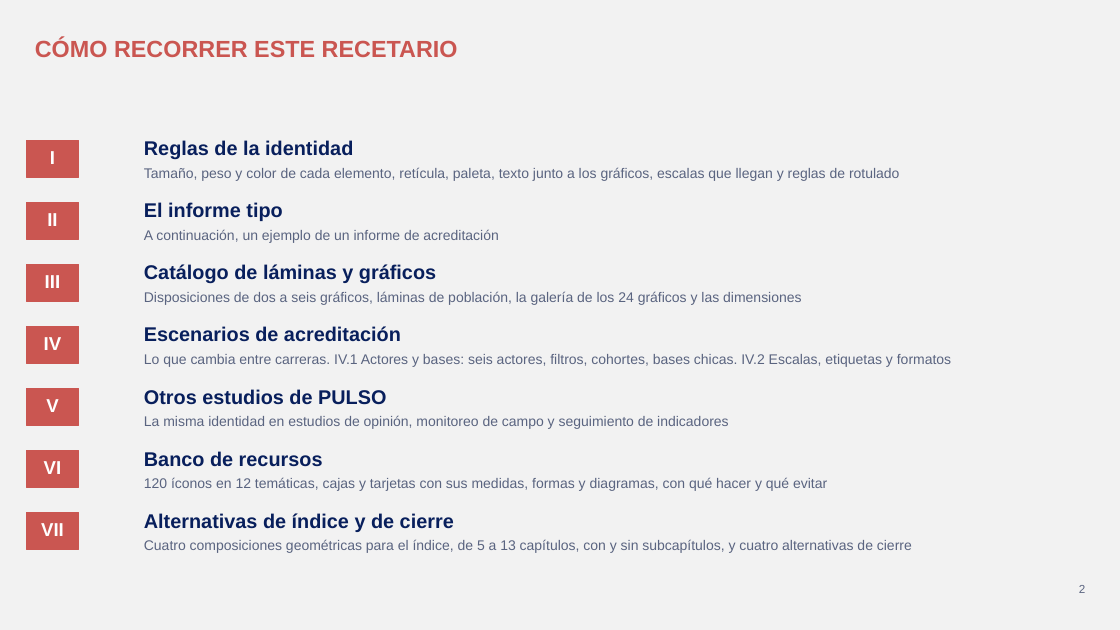
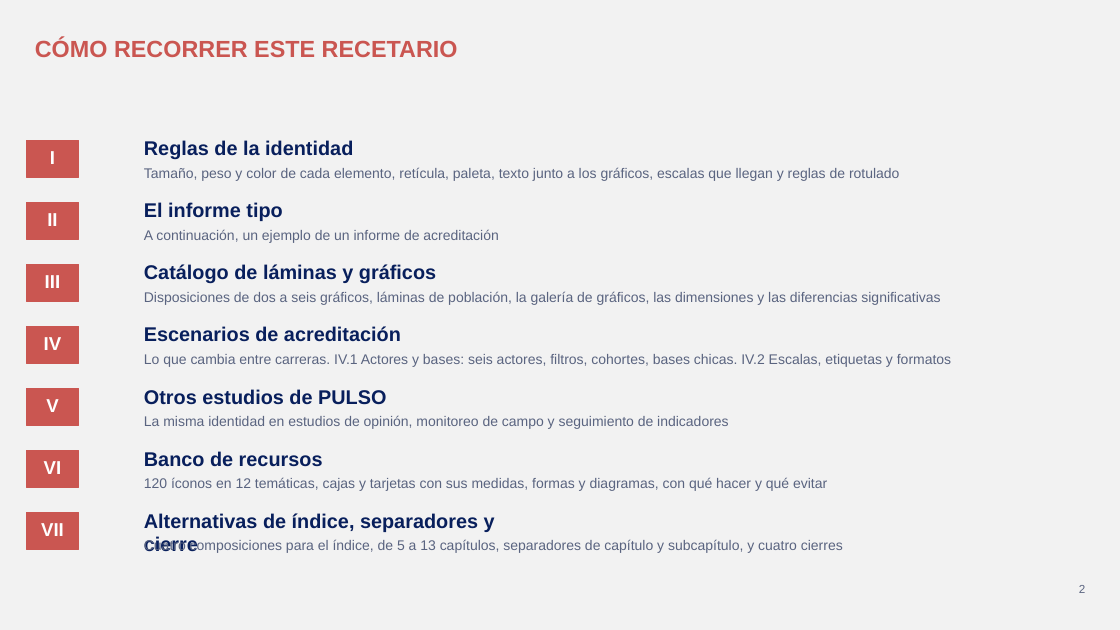
Before and after one commit to GonzaloAlmendariz/prosecnur-app, a slide deck: slide 2 of docs/qa/motor-ppt-2026-10-06/4-recetario/recetario-fiel.pptx. Drawn at 1120x630 pixels with LibreOffice and Linux fonts; fonts in the diff are those of the drawing; background and template pictures are left out. Boxes give left, top, right and bottom in pixels: in the first picture for what was removed or moved away, otherwise in the second. Text is boxed around its words. In the diff, an @@ line names an element or a change of style, - is before the commit and + after.

```diff
--- a/docs/qa/motor-ppt-2026-10-06/4-recetario/recetario-fiel.pptx
+++ b/docs/qa/motor-ppt-2026-10-06/4-recetario/recetario-fiel.pptx
@@ text at bbox=[144, 291, 940, 305]: text changed @@
-Disposiciones de dos a seis gráficos, láminas de población, la galería de los 24 gráficos y las dimensiones
+Disposiciones de dos a seis gráficos, láminas de población, la galería de gráficos, las dimensiones y las diferencias significativas
@@ text at bbox=[144, 513, 495, 552]: text changed @@
-Alternativas de índice y de cierre
+Alternativas de índice, separadores y cierre
@@ text at bbox=[144, 539, 843, 554]: text changed @@
-Cuatro composiciones geométricas para el índice, de 5 a 13 capítulos, con y sin subcapítulos, y cuatro alternativas de cierre
+Cuatro composiciones para el índice, de 5 a 13 capítulos, separadores de capítulo y subcapítulo, y cuatro cierres
```
Also in this commit, not shown: 1 other slide changed, 11 other files.
